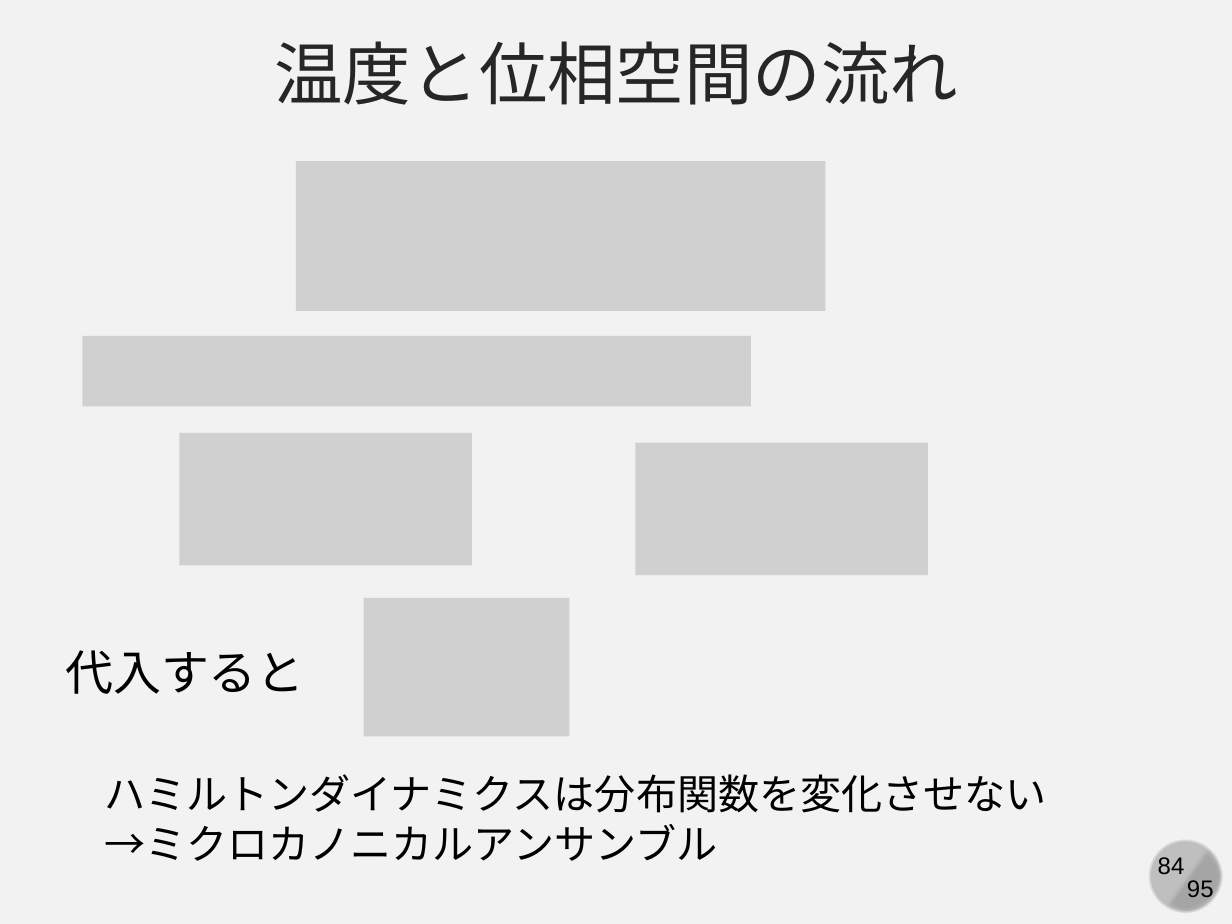
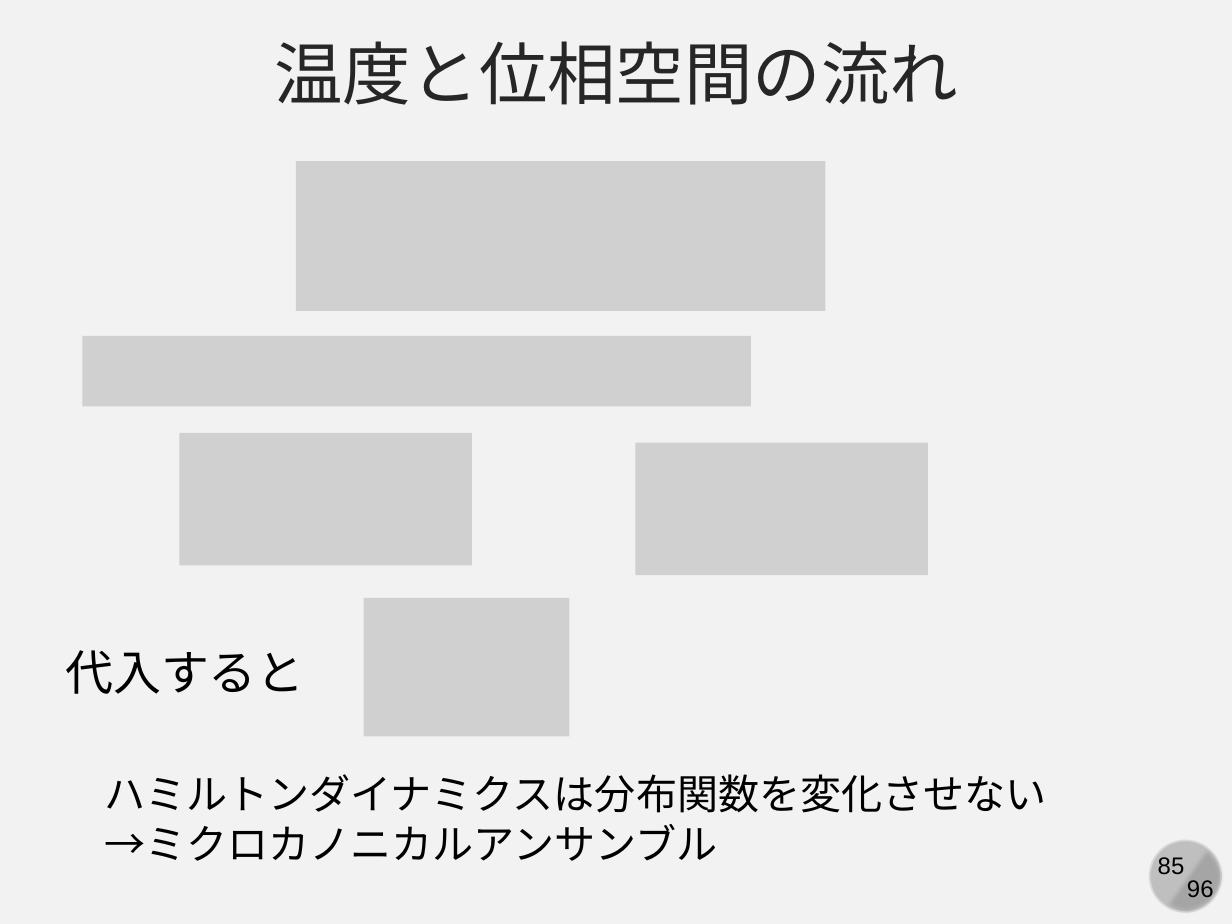
Before and after one commit to kaityo256/simulation_engineering, a slide deck: slide 85 of 06_md_observable/simulation06.pptx (slide 84 before the commit). Drawn at 1232x924 pixels with LibreOffice and Linux fonts; fonts in the diff are those of the drawing; grey boxes stand for pictures. Boxes give left, top, right and bottom in pixels: in the first picture for what was removed or moved away, otherwise in the second. Text is boxed around its words. In the diff, an @@ line names an element or a change of style, - is before the commit and + after.

```diff
--- a/06_md_observable/simulation06.pptx
+++ b/06_md_observable/simulation06.pptx
@@ page number at [1158, 857, 1185, 875]: text changed @@
-84
+85
@@ text at [1187, 880, 1214, 903]: text changed @@
-95
+96
```
Also in this commit, not shown: 94 other slides changed, 1 slide added.
